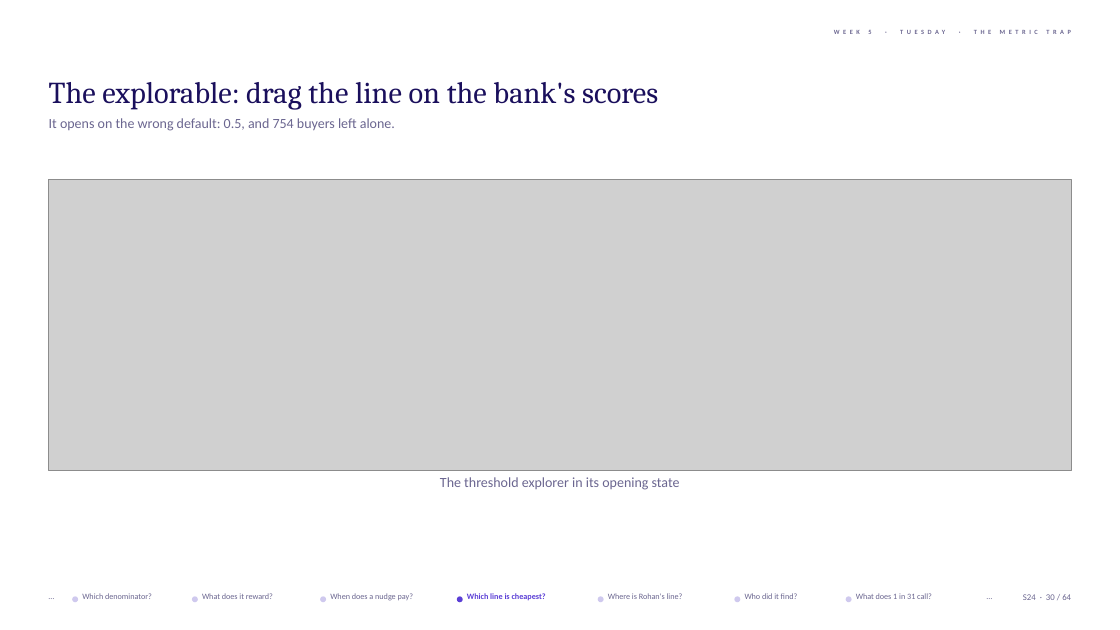
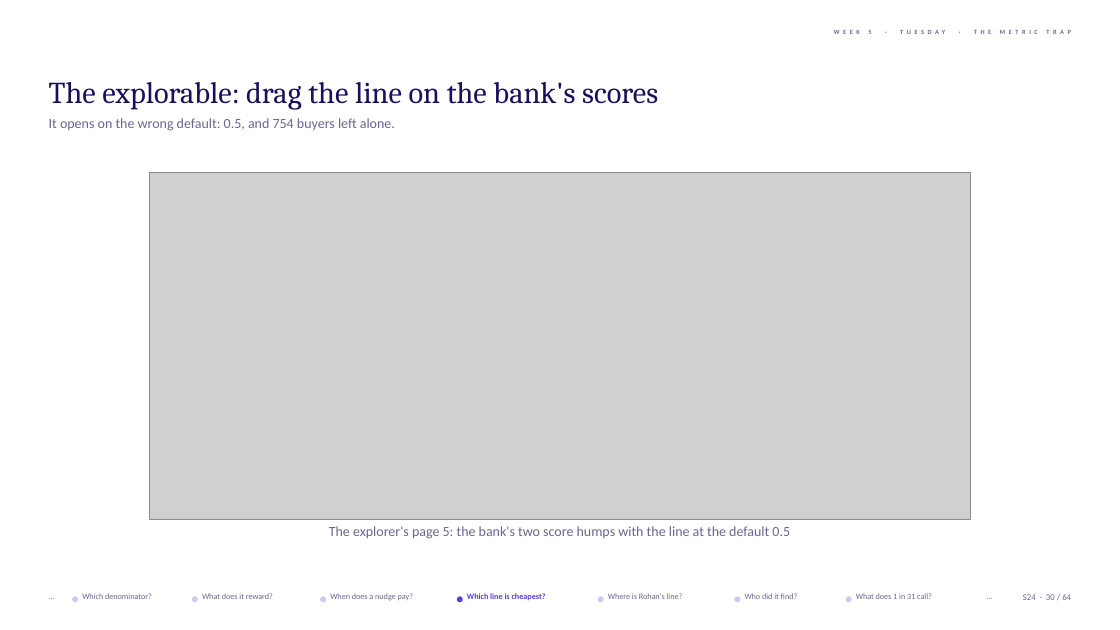
Before and after one commit to fde-academy-lab/c2-content-factory, a slide deck: slide 30 of content/W05/D2/1_in_class_training_content/slides/C2_W05_D02_slides_STUDENT.pptx. Drawn at 1120x630 pixels with LibreOffice and Linux fonts; fonts in the diff are those of the drawing; grey boxes stand for pictures; background and template pictures are left out. Boxes give left, top, right and bottom in pixels: in the first picture for what was removed or moved away, otherwise in the second. Text is boxed around its words. In the diff, an @@ line names an element or a change of style, - is before the commit and + after.

```diff
--- a/content/W05/D2/1_in_class_training_content/slides/C2_W05_D02_slides_STUDENT.pptx
+++ b/content/W05/D2/1_in_class_training_content/slides/C2_W05_D02_slides_STUDENT.pptx
@@ picture: place and size @@
-picture at (49, 180, 1071, 471)
+picture at (150, 172, 971, 518)
@@ text at (329, 526, 790, 539): text changed @@
-The threshold explorer in its opening state
+The explorer's page 5: the bank's two score humps with the line at the default 0.5
```
Also in this commit, not shown: 3 other files.
